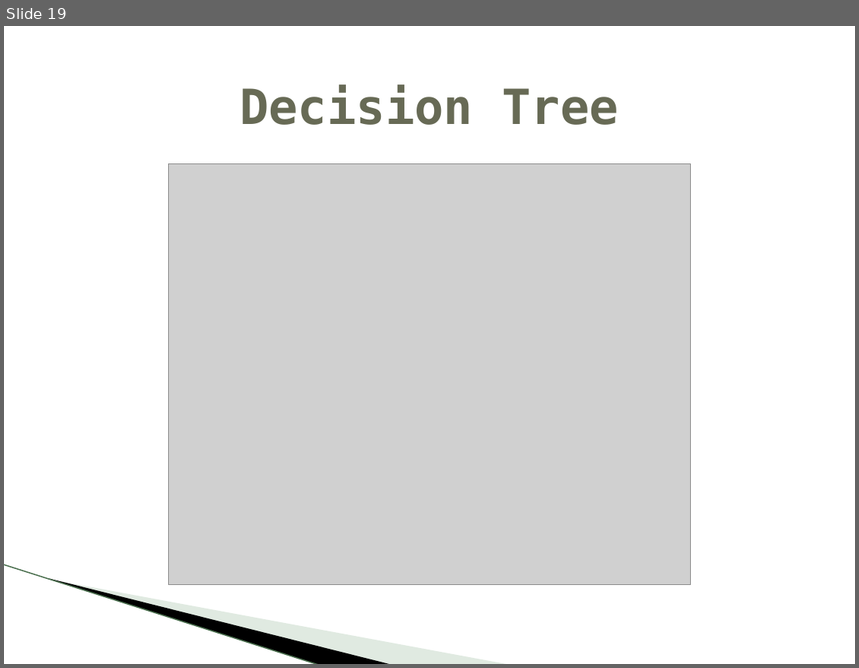
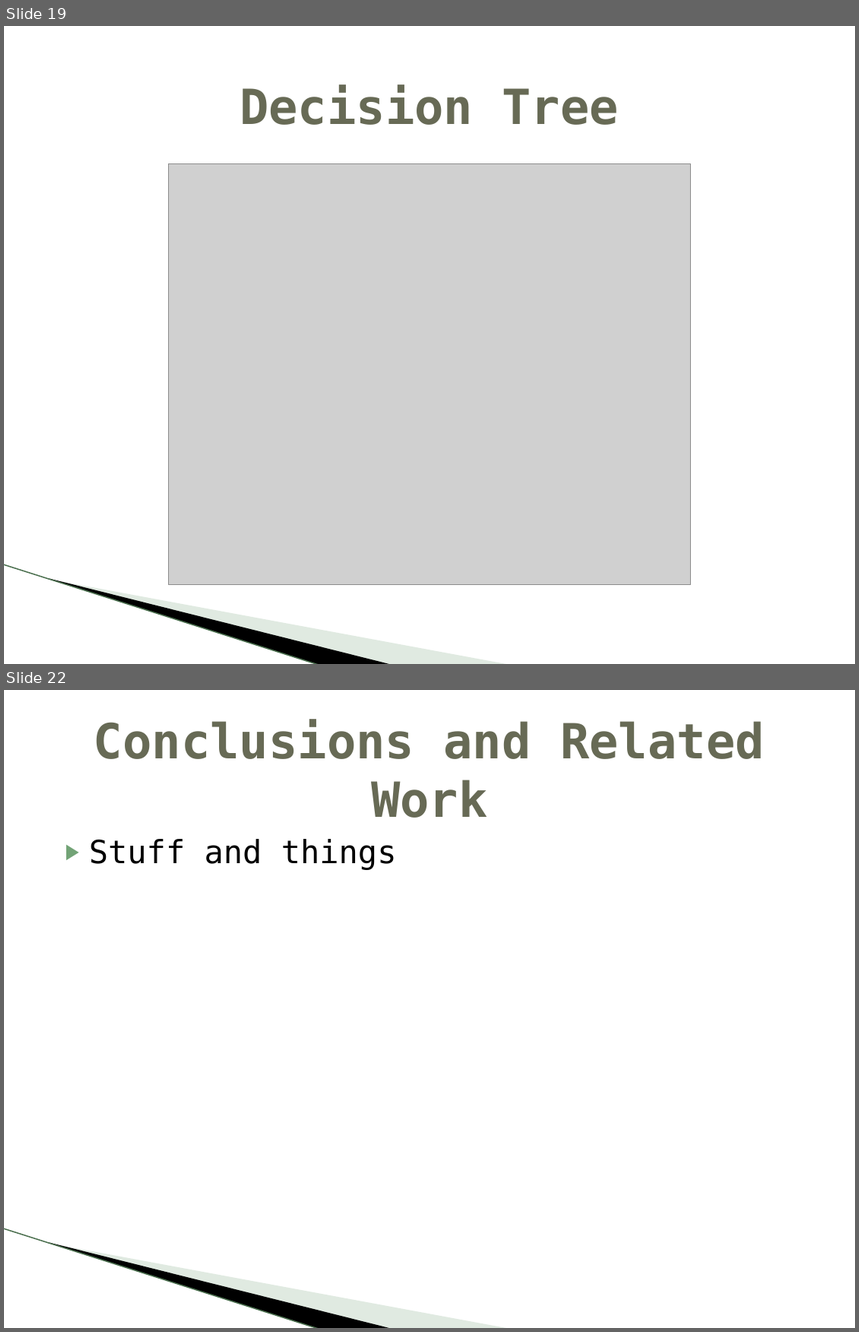
Before and after one commit to crophix/MachineLearning, a slide deck: Detecting Spam Web Pages through Content Analysis.pptx. Shown one above the other, each under a label of ours: slide 19 before the commit, slides 19 and 22 after it; the slides between them are not shown. The pictures are 859x668 and 859x1332 pixels, drawn with LibreOffice and Linux fonts; fonts in the diff are those of the drawing; grey boxes stand for pictures; background and template pictures are left out. Boxes give left, top, right and bottom in pixels: in the first picture for what was removed or moved away, otherwise in the second. Text is boxed around its words. In the diff, an @@ line names an element or a change of style, - is before the commit and + after.

```diff
--- a/Detecting Spam Web Pages through Content Analysis.pptx
+++ b/Detecting Spam Web Pages through Content Analysis.pptx
@@ slide 22 added at box(4, 690, 855, 1328), background #FFFFFF; not listed: 3 template elements that a slide beside it also shows @@
@@ title added at box(94, 720, 765, 818), 41 pt, text #676A55, bold @@
+Conclusions and Related Work
@@ text added at box(89, 839, 397, 870), 27 pt, text #000000 @@
+▶ Stuff and things
```
Also in this commit, not shown: 2 other slides added, 1 slide removed.
